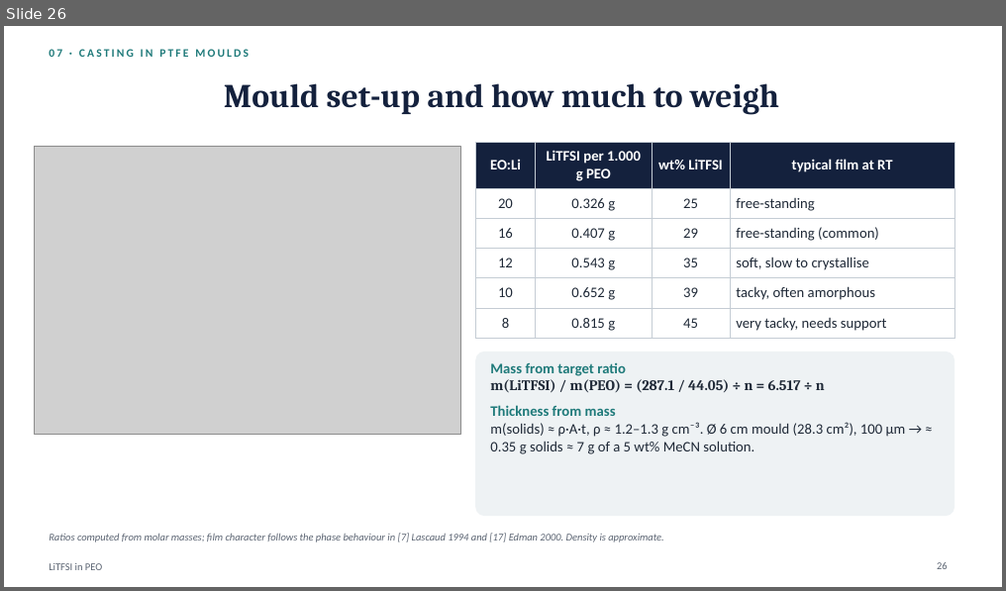
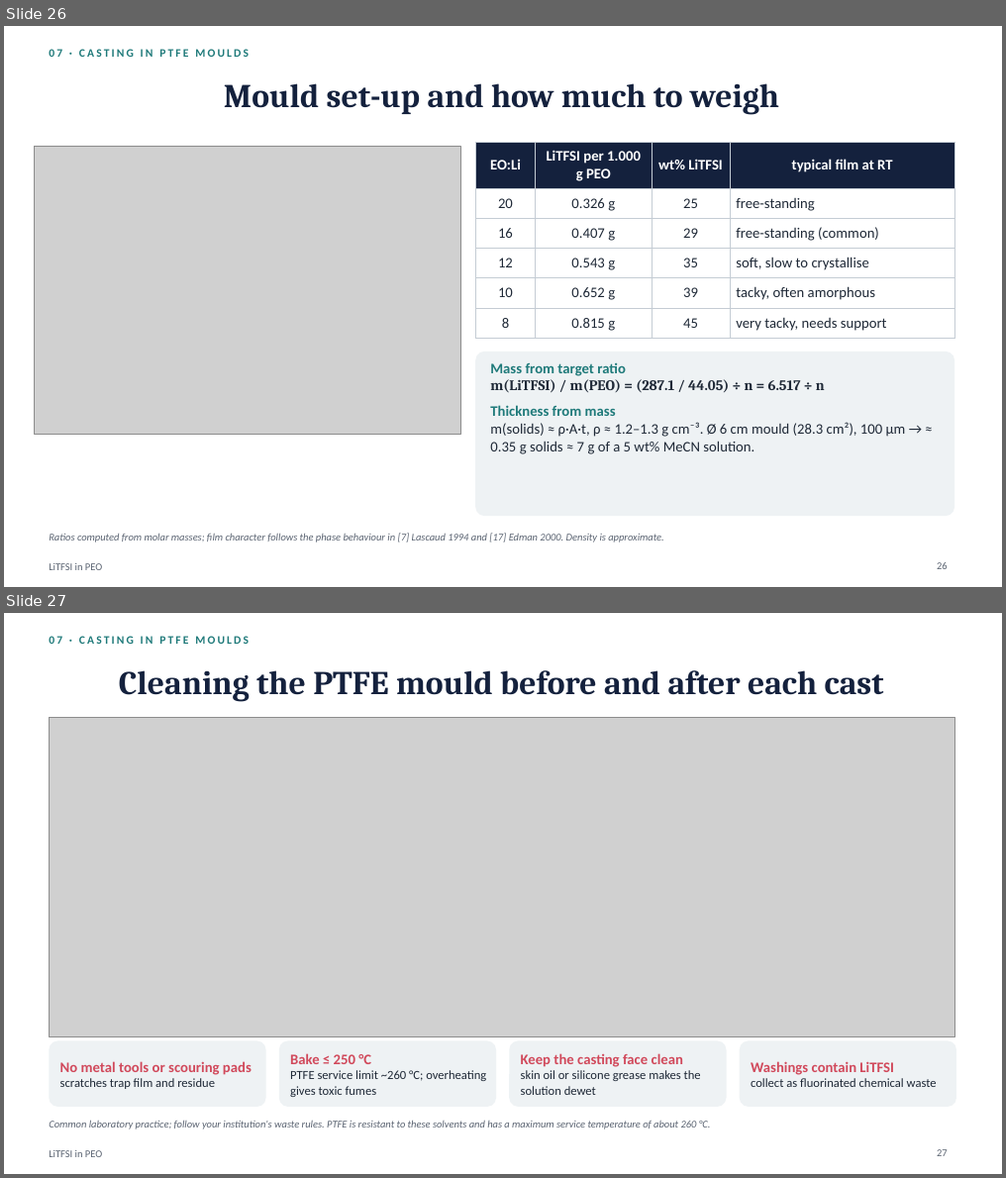
Before and after one commit to zhaoyuw44-lang/Trash, a slide deck: litfsi_peo_ppt/LiTFSI_in_PEO.pptx. Shown one above the other, each under a label of ours: slide 26 before the commit, slides 26 and 27 after it. The pictures are 1006x591 and 1006x1178 pixels, drawn with LibreOffice and Linux fonts; fonts in the diff are those of the drawing; grey boxes stand for pictures. Boxes give left, top, right and bottom in pixels: in the first picture for what was removed or moved away, otherwise in the second. Text is boxed around its words. In the diff, an @@ line names an element or a change of style, - is before the commit and + after.

```diff
--- a/litfsi_peo_ppt/LiTFSI_in_PEO.pptx
+++ b/litfsi_peo_ppt/LiTFSI_in_PEO.pptx
@@ slide 27 added at <box>4,613,1002,1174</box>, background #FFFFFF; not listed: 1 template element that a slide beside it also shows @@
@@ text added at <box>49,636,249,644</box>, 11 pt, text #1F7A7A, bold @@
+07 · CASTING IN PTFE MOULDS
@@ title added at <box>119,670,884,702</box>, 32 pt, text #14213D, bold @@
+Cleaning the PTFE mould before and after each cast
@@ picture added at <box>49,718,954,1037</box> @@
@@ rounded rectangle added at <box>49,1042,266,1107</box>, fill #EEF2F4 @@
@@ rounded rectangle added at <box>279,1042,496,1107</box>, fill #EEF2F4 @@
@@ text added at <box>290,1054,486,1097</box>, 12 pt, text #1F2937 @@
+Bake ≤ 250 °C
+PTFE service limit ~260 °C; overheating gives toxic fumes
@@ rounded rectangle added at <box>509,1042,727,1107</box>, fill #EEF2F4 @@
@@ text added at <box>521,1054,701,1095</box>, 12 pt, text #1F2937 @@
+Keep the casting face clean
+skin oil or silicone grease makes the solution dewet
@@ rounded rectangle added at <box>740,1042,956,1107</box>, fill #EEF2F4 @@
@@ text added at <box>60,1061,252,1089</box>, 12 pt, text #1F2937 @@
+No metal tools or scouring pads
+scratches trap film and residue
@@ text added at <box>750,1061,937,1087</box>, 12 pt, text #1F2937 @@
+Washings contain LiTFSI
+collect as fluorinated chemical waste
@@ text added at <box>49,1120,711,1130</box>, 10 pt, text #5B6472, italic @@
+Common laboratory practice; follow your institution's waste rules. PTFE is resistant to these solvents and has a maximum service temperature of about 260 °C.
@@ page number added at <box>937,1150,947,1157</box>, 10 pt, text #5B6472 @@
+27
```
Also in this commit, not shown: 1 slide changed, 4 other files.
